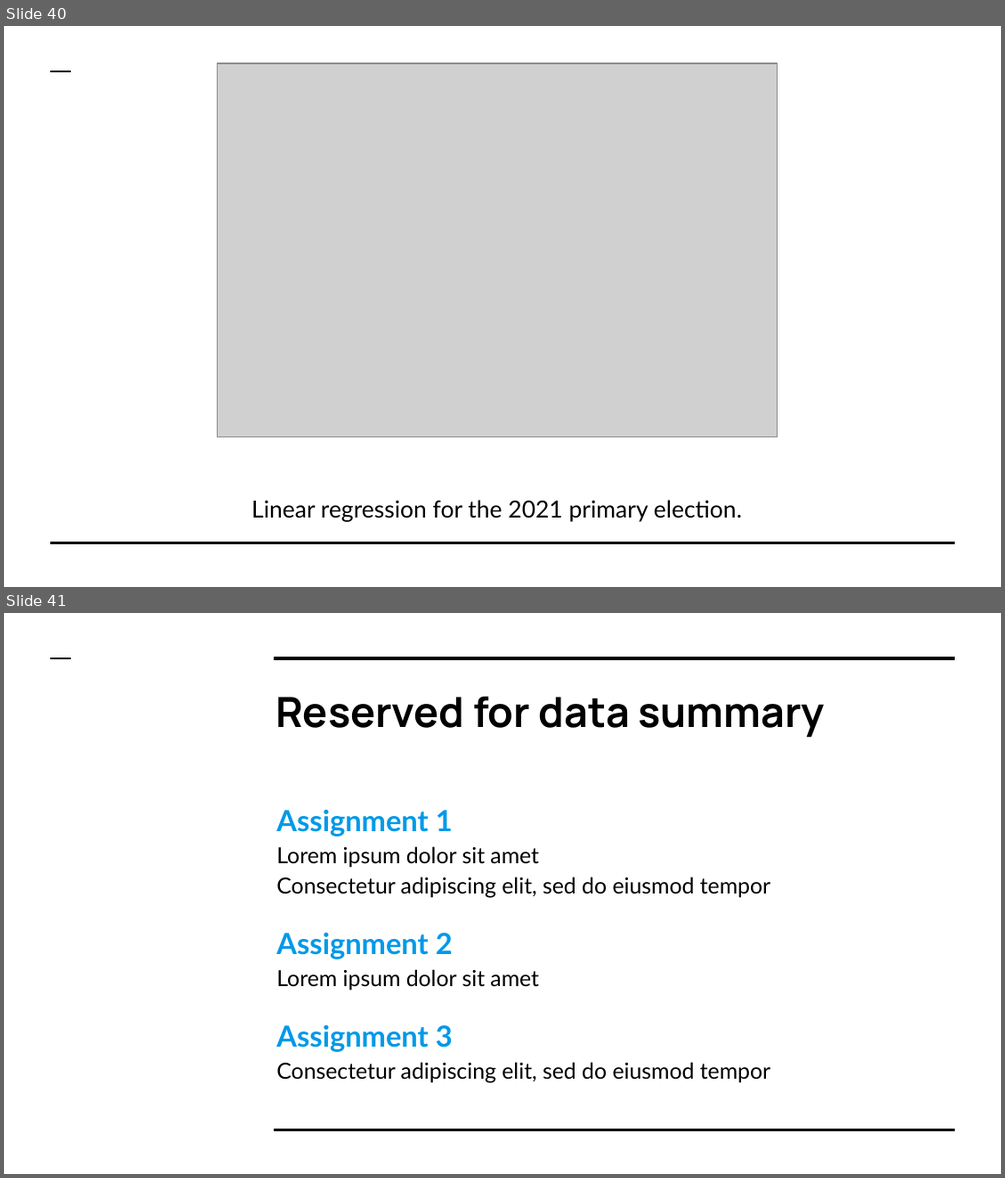
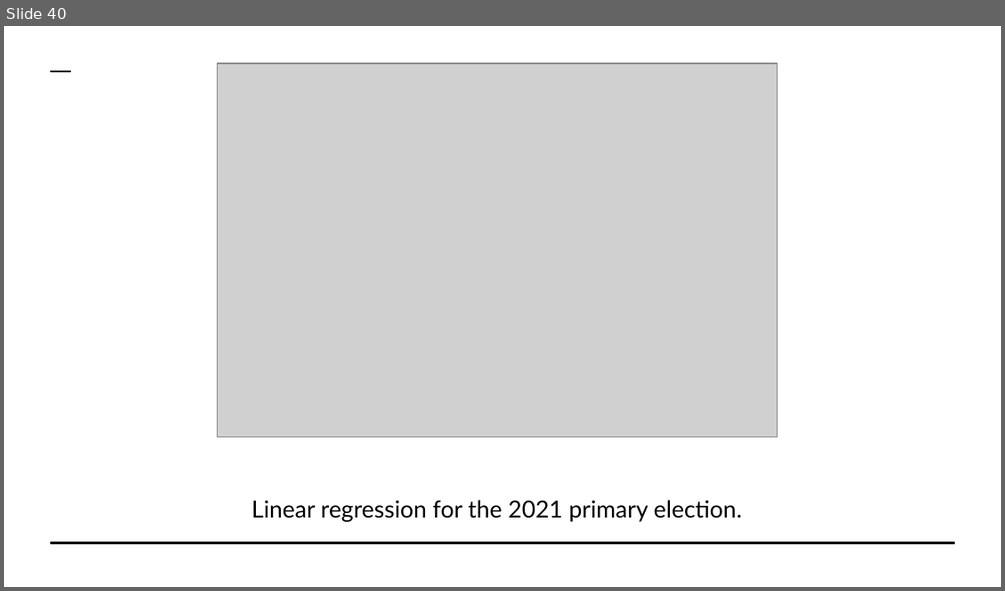
Before and after one commit to ssheggrud/Mod_20_Project, a slide deck: Presentation/Group5Presentation.pptx. Shown one above the other, each under a label of ours: slides 40 and 41 before the commit, slide 40 after it. The pictures are 1005x1178 and 1005x591 pixels, drawn with LibreOffice and Linux fonts; fonts in the diff are those of the drawing; grey boxes stand for pictures. Boxes give left, top, right and bottom in pixels: in the first picture for what was removed or moved away, otherwise in the second. Text is boxed around its words. In the diff, an @@ line names an element or a change of style, - is before the commit and + after.

Commit message:
Final draft

```diff
--- a/Presentation/Group5Presentation.pptx
+++ b/Presentation/Group5Presentation.pptx
@@ slide 41 removed at (4,613,1001,1174), background #FFFFFF; not listed: 1 template element that a slide beside it also shows @@
@@ line removed from (275, 657) to (955, 657) @@
@@ title removed at (275,696,824,738) @@
-Reserved for data summary
@@ text removed at (276,810,770,1083) @@
-Assignment 1
-Lorem ipsum dolor sit amet
-Consectetur adipiscing elit, sed do eiusmod tempor
-Assignment 2
-Lorem ipsum dolor sit amet
-Assignment 3
-Consectetur adipiscing elit, sed do eiusmod tempor
@@ line removed from (275, 1129) to (955, 1129) @@
```
Also in this commit, not shown: 1 other slide removed.
